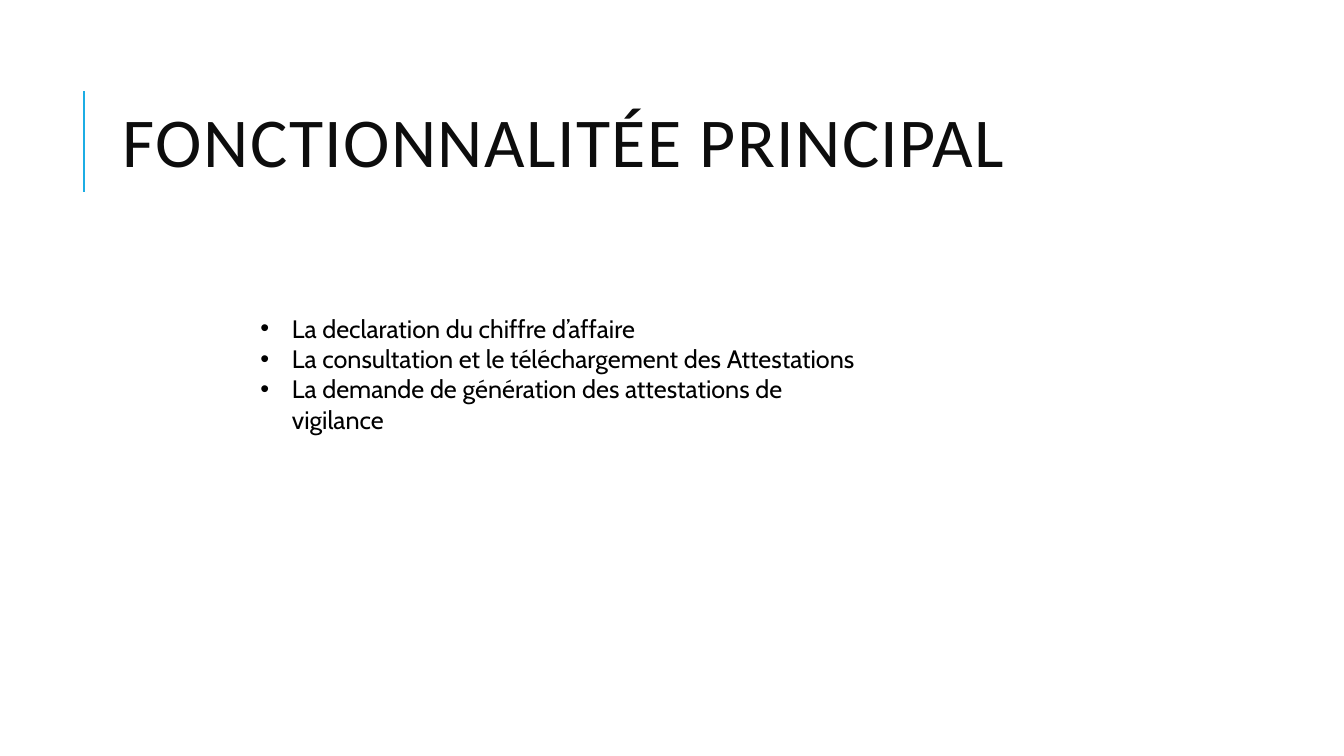
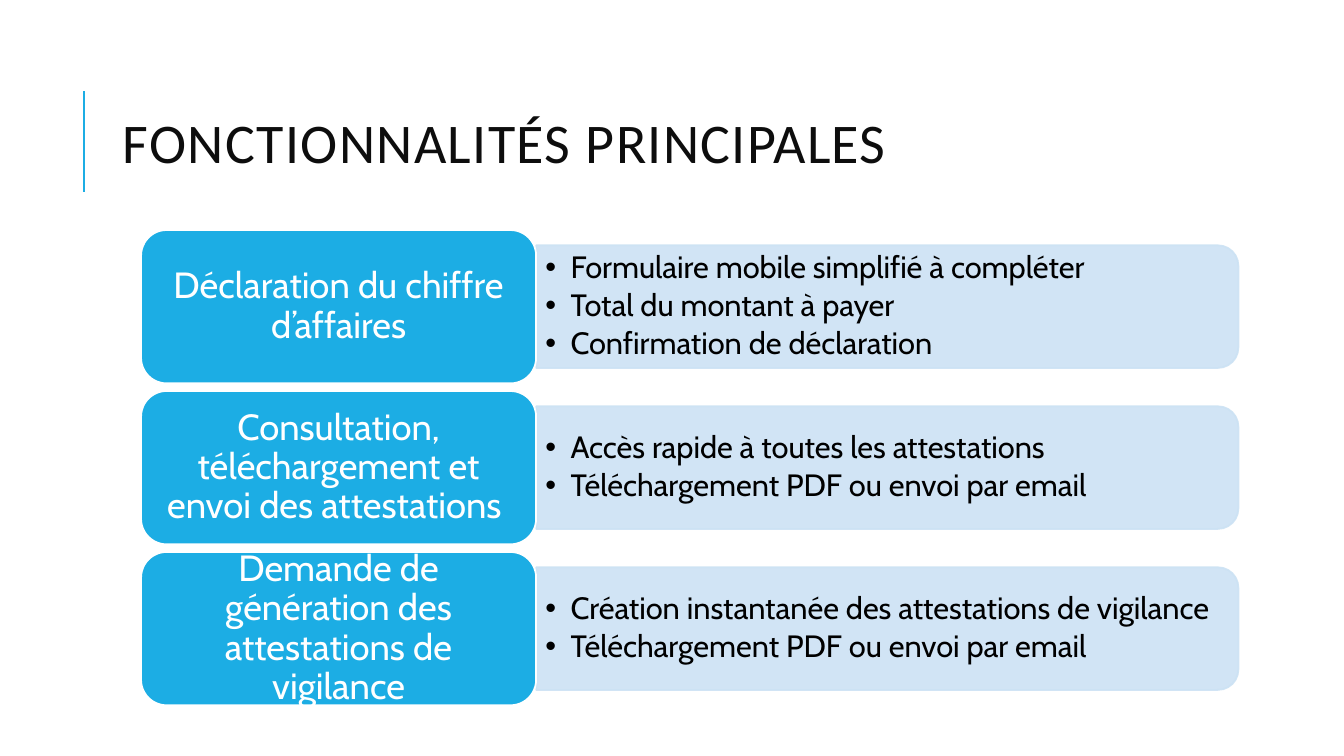
Before and after one commit to AmauryDoux/UrssaffMobile, a slide deck: slide 4 of AmauryDoux-UrssafMobile presentation.pptx. Drawn at 1344x756 pixels with LibreOffice and Linux fonts; fonts in the diff are those of the drawing. Boxes give left, top, right and bottom in pixels: in the first picture for what was removed or moved away, otherwise in the second. Text is boxed around its words. In the diff, an @@ line names an element or a change of style, - is before the commit and + after.

```diff
--- a/AmauryDoux-UrssafMobile presentation.pptx
+++ b/AmauryDoux-UrssafMobile presentation.pptx
@@ title at (x1=123, y1=116, x2=886, y2=164): text changed; size 50 to 40 pt @@
-FONCTIONNALITÉE PRINCIPAL
+FONCTIONNALITÉS PRINCIPALES
@@ text removed at (x1=292, y1=319, x2=855, y2=404) @@
-• La declaration du chiffre d’affaire
-• La consultation et le téléchargement des Attestations
-• La demande de génération des attestations de vigilance
@@ group added at (x1=141, y1=230, x2=1239, y2=707): 6 texts, 3 round same rects, 3 rounded rectangles @@
+  • Formulaire mobile simplifié à compléter
+  • Total du montant à payer
+  • Confirmation de déclaration
+Déclaration du chiffre d’affaires
+  • Accès rapide à toutes les attestations
+  • Téléchargement PDF ou envoi par email
+Consultation, téléchargement et envoi des attestations
+  • Création instantanée des attestations de vigilance
+  • Téléchargement PDF ou envoi par email
+Demande de génération des attestations de vigilance
```
Also in this commit, not shown: 6 other slides changed, 4 slides added, 5 slides removed.
